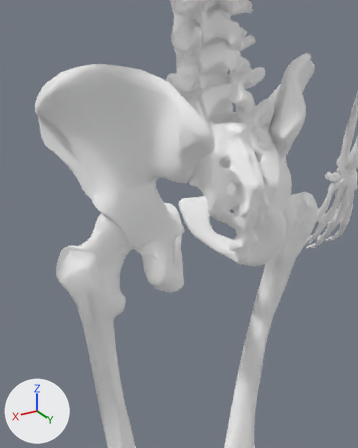
An edit to the glTF model public/models/skeletal.glb, drawn before and after from the same camera.
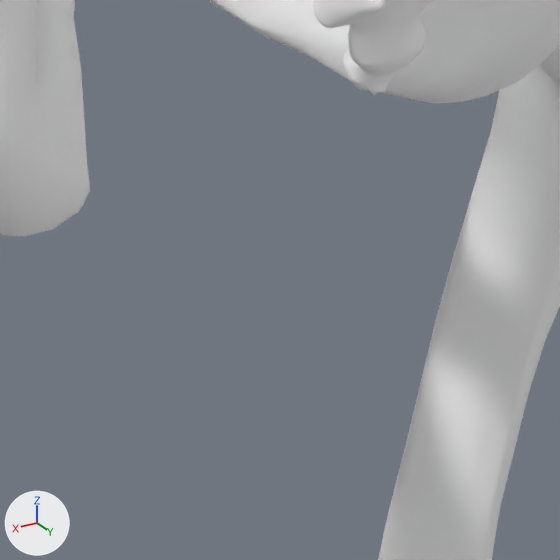
Each version is shown from a 50 mm lens placed at (0.2543, 0.4034, 1.0726), pointed at (0.0351, 0.0381, 0.89), then close up on the part from 46% to 77% of the width and 55% to 80% of the height. The axes (+X, +Y, +Z) are drawn at lower left. The lights are the same throughout. The older version's two pictures come first. Where no turn or scale is listed for an object, it has been applied to the vertices.

In view in the first close-up: 'Left hip bone', 'Right femur', 'Right hip bone', 'Sacrum'.
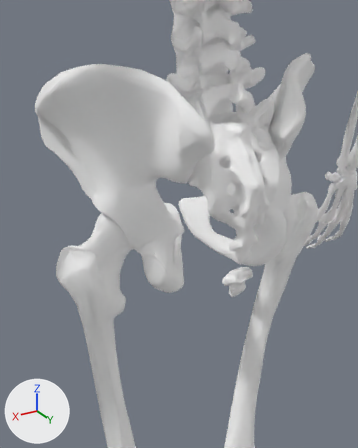
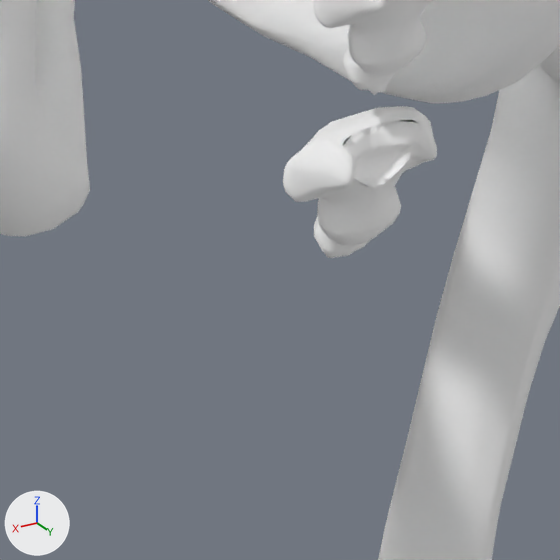
Commit message: Add coccyx from Z-Anatomy to the Skeletal layer

What differs and where, as boxes (x1, y1, x2, y2) in the close-ups (560 x 560 px):
'Coccyx', added
    after: (283, 106, 437, 258)

What the commit changed:
Mesh me_coccyx is new.
It has 561 vertices, 1118 faces and spans x -0.0168..0.0168, y -0.0099..0.0099, z -0.0154..0.0154.
It uses material mat_default (white #ffffff).
Object 'Coccyx' (ob_coccyx) is new; it shows me_coccyx.
Its location is (0.0, 0.0848, 0.8387).
